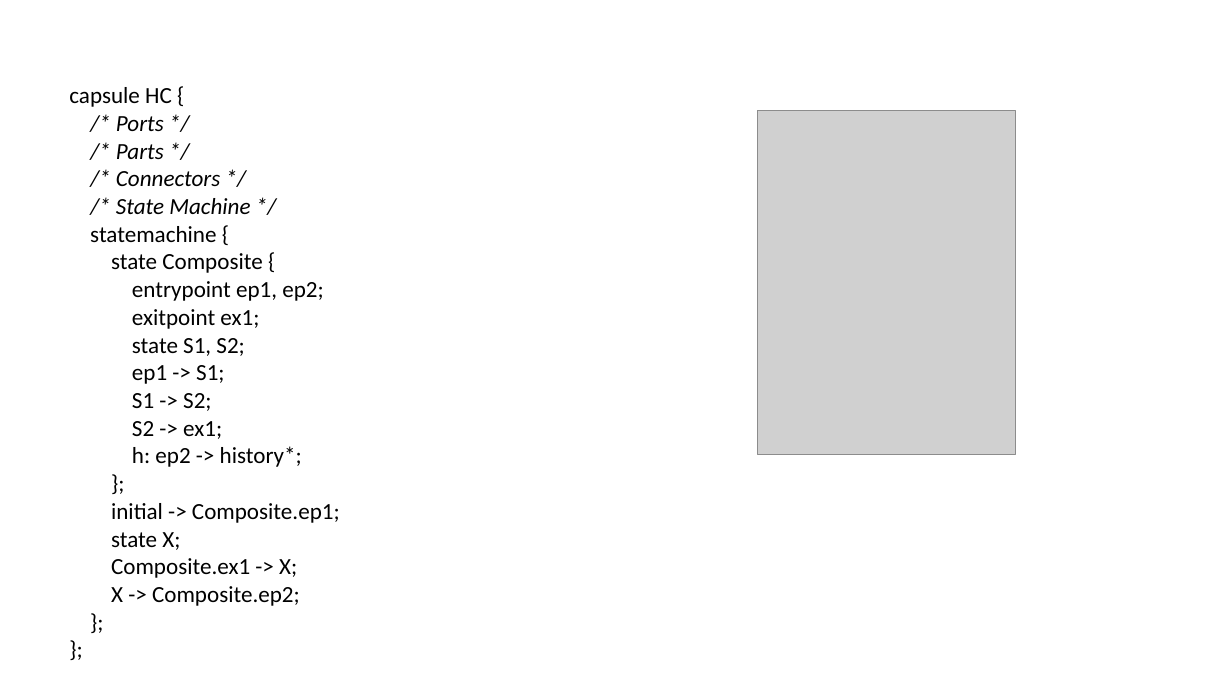
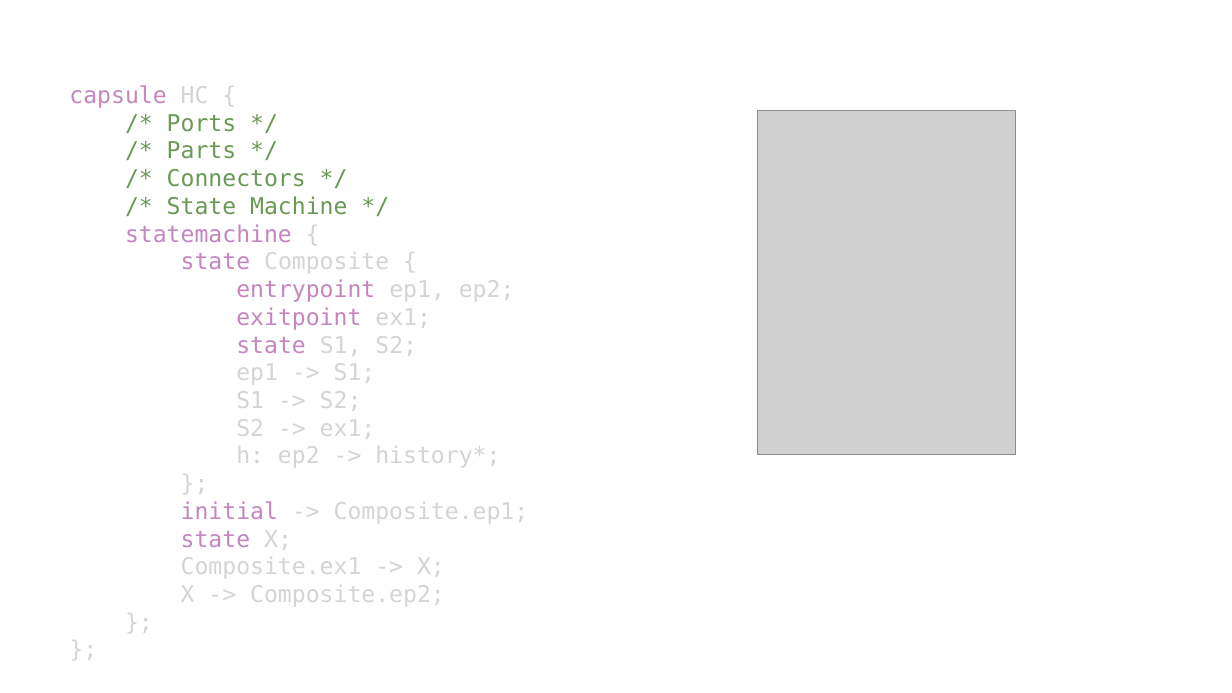
Before and after one commit to secure-dev-ops/code-realtime, a slide deck: slide 6 of illustrations.pptx. Drawn at 1232x693 pixels with LibreOffice and Linux fonts; fonts in the diff are those of the drawing; grey boxes stand for pictures. Boxes give left, top, right and bottom in pixels: in the first picture for what was removed or moved away, otherwise in the second. Text is boxed around its words. In the diff, an @@ line names an element or a change of style, - is before the commit and + after.

```diff
--- a/illustrations.pptx
+++ b/illustrations.pptx
@@ text "capsule HC {" at bbox=[69, 85, 529, 606]: font Calibri to DejaVu Sans Mono; text colour #000000 to #C586C0 in "capsule", "statemachine", "state", "entrypoint" and 4 more places; text colour #000000 to #D4D4D4 in "HC {", "{", "Composite {", "ep1, ep2;" and 13 more places; text colour #000000 to #6A9955, italic off in "/* Ports */", "/* Parts */", "/* Connectors */", "/* State Machine */" @@
```
Also in this commit, not shown: 2 other slides changed, 14 other files.
